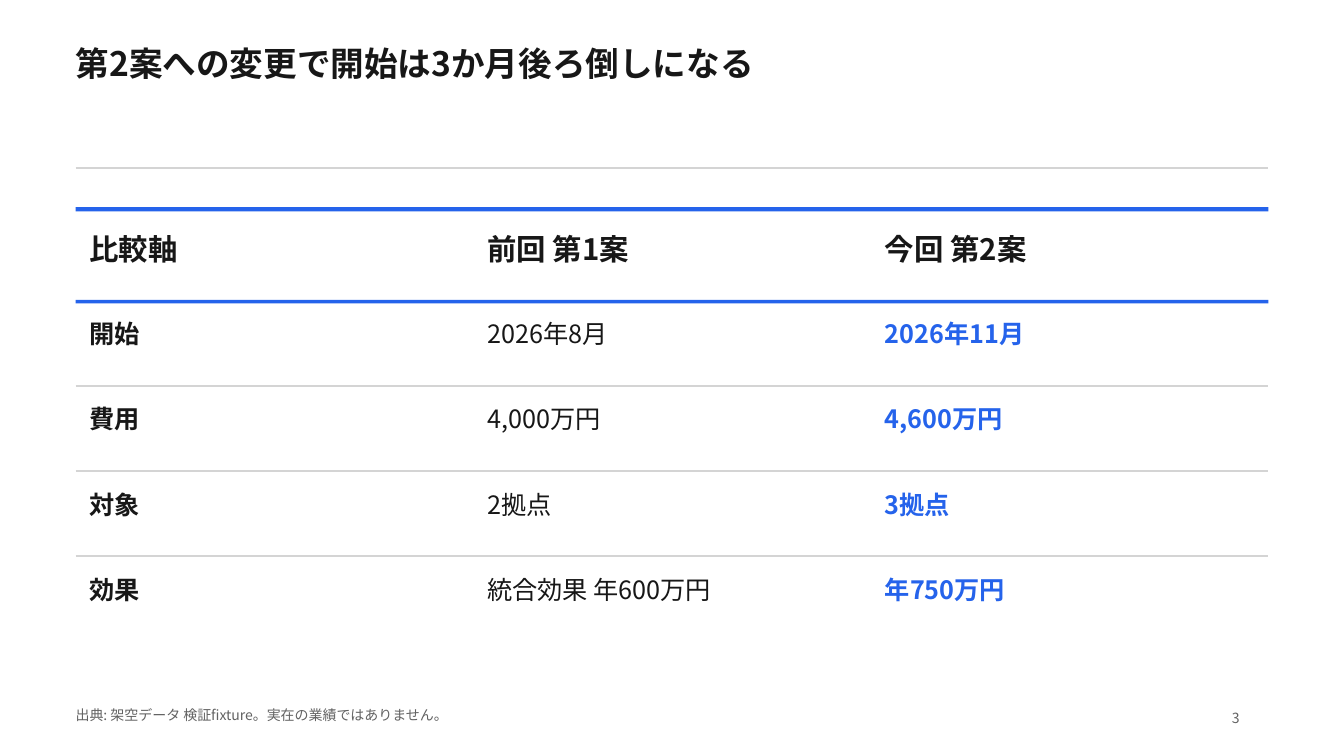
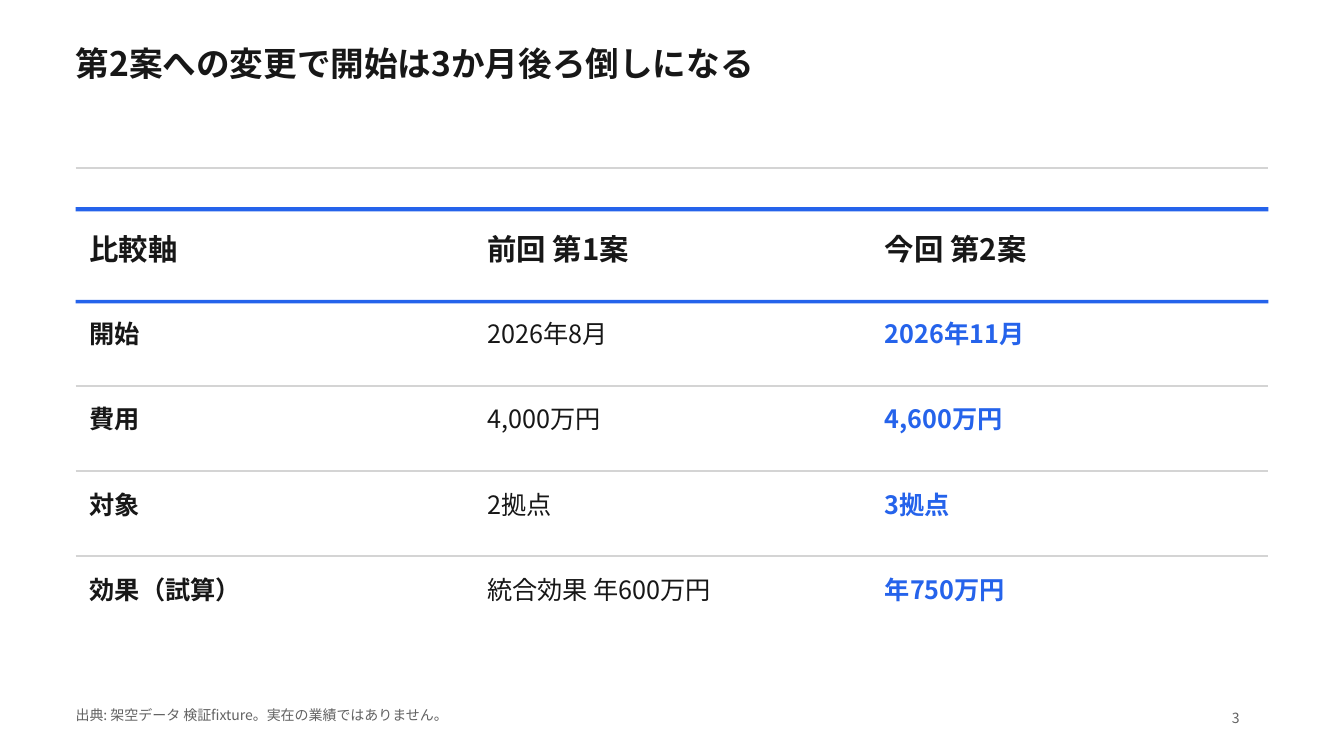
Before and after one commit to Skyjoy0512/Memora-iOS, a slide deck: slide 3 of docs/presentation-integration/scenarios/C/C.pptx. Drawn at 1344x756 pixels with LibreOffice and Linux fonts; fonts in the diff are those of the drawing. Boxes give left, top, right and bottom in pixels: in the first picture for what was removed or moved away, otherwise in the second. Text is boxed around its words. In the diff, an @@ line names an element or a change of style, - is before the commit and + after.

```diff
--- a/docs/presentation-integration/scenarios/C/C.pptx
+++ b/docs/presentation-integration/scenarios/C/C.pptx
@@ text at (x1=90, y1=577, x2=241, y2=602): text changed @@
-効果
+効果（試算）
```
Also in this commit, not shown: 3 other slides changed, 47 other files.
